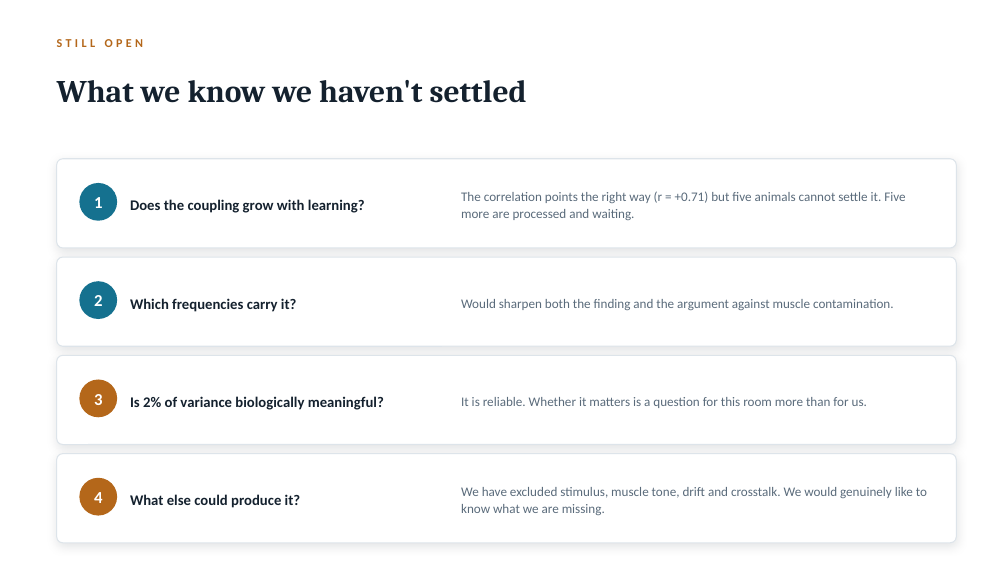
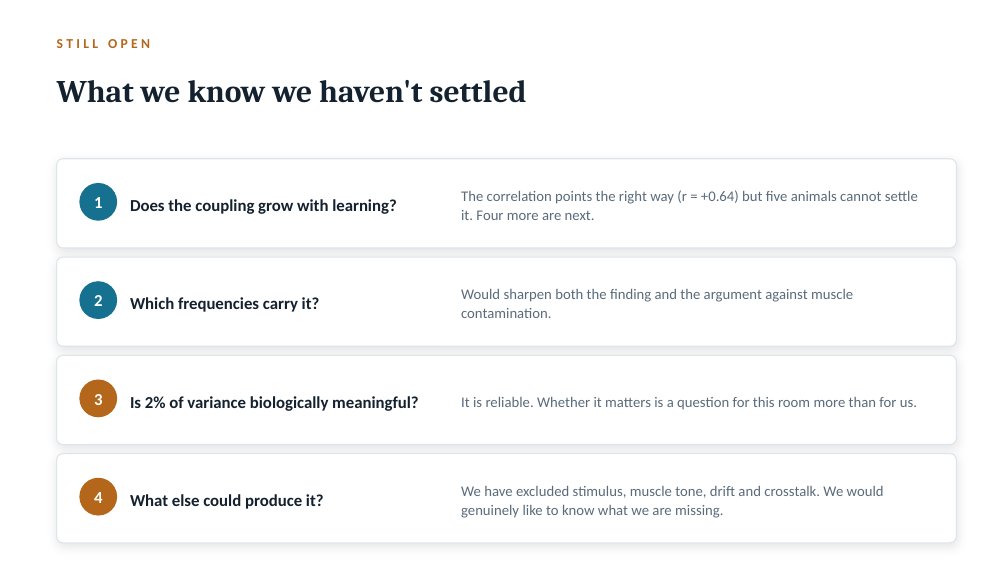
Before and after one commit to switchrao777/hroc-ncan, a slide deck: slide 32 of slides/HROC_Team_Presentation.pptx. Drawn at 1008x567 pixels with LibreOffice and Linux fonts; fonts in the diff are those of the drawing. Boxes give left, top, right and bottom in pixels: in the first picture for what was removed or moved away, otherwise in the second. Text is boxed around its words. In the diff, an @@ line names an element or a change of style, - is before the commit and + after.

```diff
--- a/slides/HROC_Team_Presentation.pptx
+++ b/slides/HROC_Team_Presentation.pptx
@@ text "STILL OPEN" at [57,39,150,48]: size 11.5 to 13 pt @@
@@ text at [461,190,918,220]: text changed; size 12.5 to 14 pt @@
-The correlation points the right way (r = +0.71) but five animals cannot settle it. Five more are processed and waiting.
+The correlation points the right way (r = +0.64) but five animals cannot settle it. Four more are next.
@@ size 14 to 16 pt in 4 elements at [130,199,397,214], [130,297,320,312], [130,396,418,411], [130,494,324,509] @@
@@ size 12.5 to 14 pt in 3 elements at [461,289,853,318], [461,397,917,410], [461,486,884,518] @@
```
Also in this commit, not shown: 32 other slides changed, 1 slide added, 1 slide removed, 31 other files.
